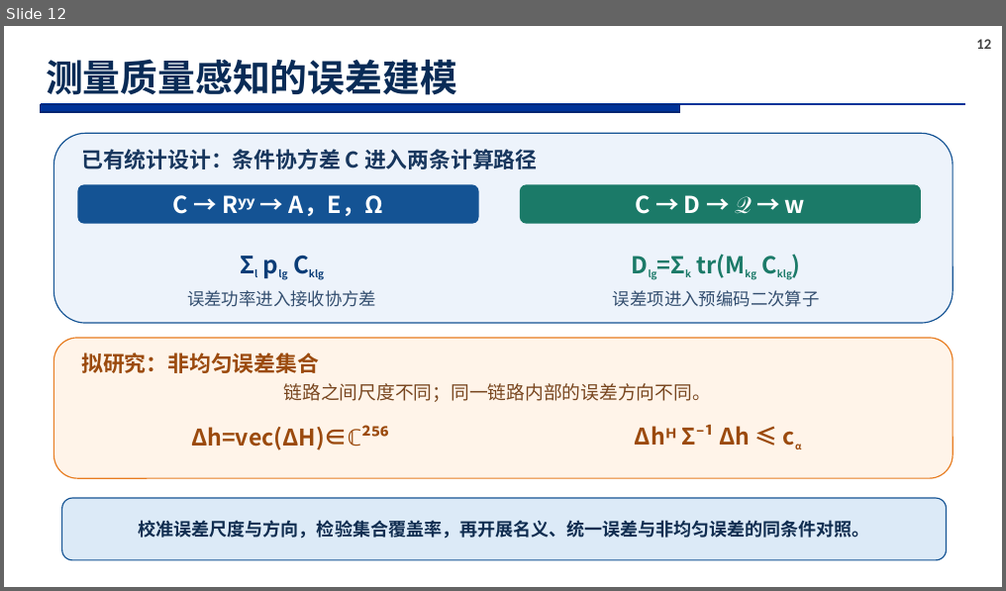
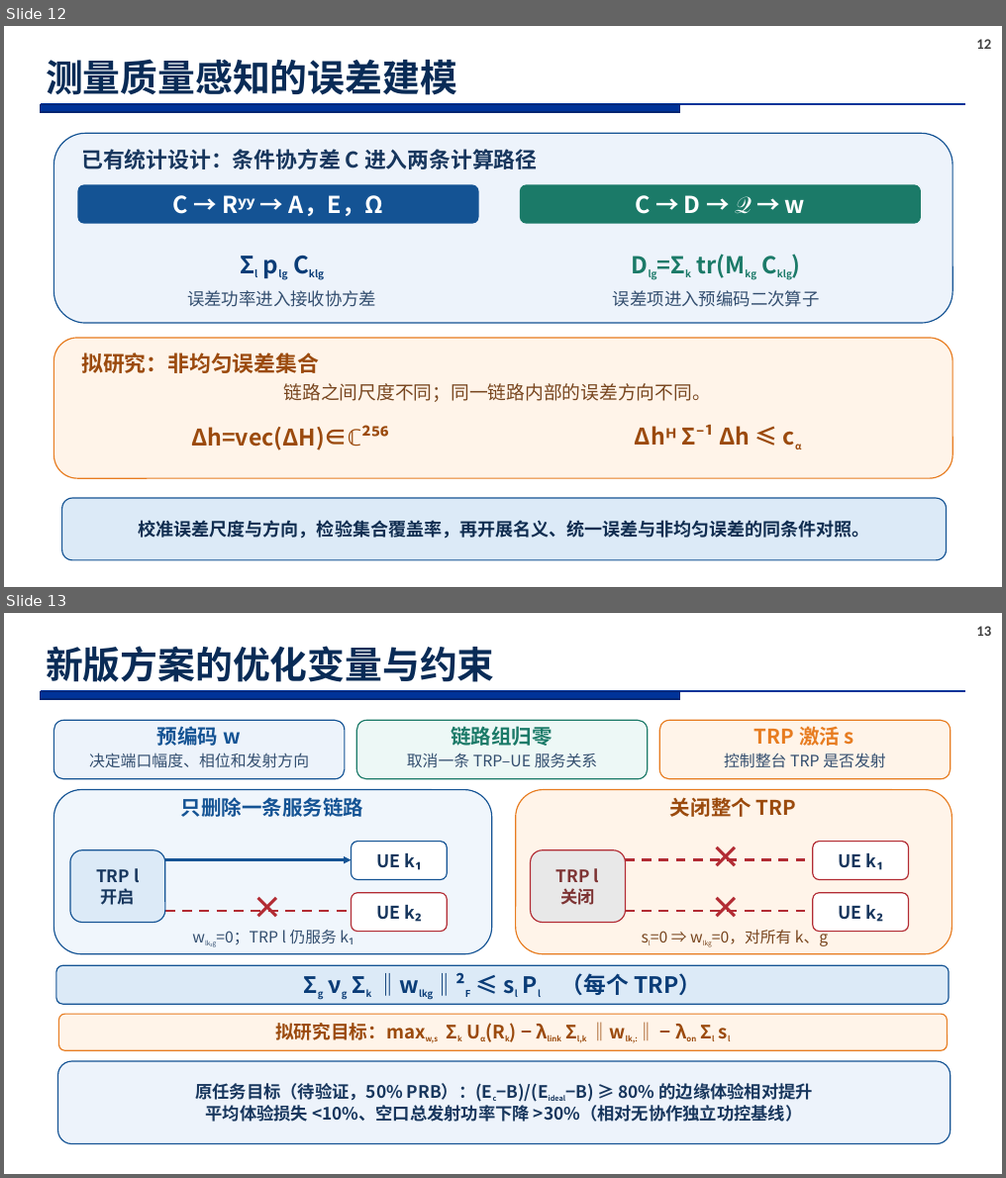
Before and after one commit to soysoybean0924-hash/CF-MultiTRP-Optimization, a slide deck: docs/research_ppt_20261020/CHASI_研究汇报_研究计划表达_20261020.pptx. Shown one above the other, each under a label of ours: slide 12 before the commit, slides 12 and 13 after it. The pictures are 1006x591 and 1006x1178 pixels, drawn with LibreOffice and Linux fonts; fonts in the diff are those of the drawing; background and template pictures are left out. Boxes give left, top, right and bottom in pixels: in the first picture for what was removed or moved away, otherwise in the second. Text is boxed around its words. In the diff, an @@ line names an element or a change of style, - is before the commit and + after.

```diff
--- a/docs/research_ppt_20261020/CHASI_研究汇报_研究计划表达_20261020.pptx
+++ b/docs/research_ppt_20261020/CHASI_研究汇报_研究计划表达_20261020.pptx
@@ slide 13 added at <box>4,613,1002,1174</box>, background #FFFFFF; not listed: 3 template elements that a slide beside it also shows @@
@@ title added at <box>46,646,495,682</box>, 36 pt, text #092B56, bold @@
+新版方案的优化变量与约束
@@ rounded rectangle added at <box>54,720,345,779</box>, fill #EDF3FB, outline #145394 1.1 pt @@
@@ text added at <box>157,727,241,746</box>, 19.5 pt, text #145394, bold @@
+预编码 w
@@ rounded rectangle added at <box>356,720,648,779</box>, fill #EDF8F6, outline #1B7A68 1.1 pt @@
@@ text added at <box>450,726,552,746</box>, 19.5 pt, text #1B7A68, bold @@
+链路组归零
@@ rounded rectangle added at <box>659,720,950,779</box>, fill #FFF4E9, outline #E77C20 1.1 pt @@
@@ text added at <box>754,726,854,746</box>, 19.5 pt, text #E77C20, bold @@
+TRP 激活 s
@@ rounded rectangle added at <box>62,752,337,771</box>, 15.1 pt, text #334E6F @@
+决定端口幅度、相位和发射方向
@@ text added at <box>407,753,597,768</box>, 15.1 pt, text #334E6F @@
+取消一条 TRP–UE 服务关系
@@ text added at <box>724,753,885,768</box>, 15.1 pt, text #334E6F @@
+控制整台 TRP 是否发射
@@ rounded rectangle added at <box>54,789,492,955</box>, fill #F0F6FC, outline #145394 1.1 pt @@
@@ rounded rectangle added at <box>516,789,952,955</box>, fill #FFF4E9, outline #E77C20 1.1 pt @@
@@ text added at <box>181,797,364,817</box>, 19.5 pt, text #145394, bold @@
+只删除一条服务链路
@@ text added at <box>670,797,796,817</box>, 19.5 pt, text #9B4A0D, bold @@
+关闭整个 TRP
@@ rounded rectangle added at <box>351,842,448,879</box>, fill #FFFFFF, outline #145394 1.1 pt, 16.9 pt, text #17365D, bold @@
+UE k₁
@@ text added at <box>709,841,741,872</box>, 30 pt, text #B22B33, bold @@
+×
@@ rounded rectangle added at <box>813,842,908,879</box>, fill #FFFFFF, outline #B22B33 1.1 pt, 16.9 pt, text #17365D, bold @@
+UE k₁
@@ rounded rectangle added at <box>70,851,165,922</box>, fill #DCEAF7, outline #145394 1.1 pt, 16.4 pt, text #17365D, bold @@
+TRP l
+开启
@@ arrow added from (165, 861) to (351, 861), #145394 2.36 pt @@
@@ rounded rectangle added at <box>531,851,626,922</box>, fill #E8E8E8, outline #B22B33 1.1 pt, 16.4 pt, text #7D3333, bold @@
+TRP l
+关闭
@@ line added from (625, 861) to (813, 861), #B22B33 2.36 pt dashed @@
@@ text added at <box>251,891,282,923</box>, 30 pt, text #B22B33, bold @@
+×
@@ rounded rectangle added at <box>351,893,448,931</box>, fill #FFFFFF, outline #B22B33 1.1 pt, 16.9 pt, text #17365D, bold @@
+UE k₂
@@ text added at <box>709,891,741,923</box>, 30 pt, text #B22B33, bold @@
+×
@@ rounded rectangle added at <box>813,893,908,931</box>, fill #FFFFFF, outline #B22B33 1.1 pt, 16.9 pt, text #17365D, bold @@
+UE k₂
@@ line added from (165, 911) to (351, 911), #B22B33 2.36 pt dashed @@
@@ text added at <box>216,927,353,946</box>, 15 pt, text #334E6F @@
+wlk₂g=0；TRP l 仍服务 k₁
@@ line added from (625, 911) to (813, 911), #B22B33 2.36 pt dashed @@
@@ text added at <box>650,927,828,947</box>, 15 pt, text #78461F @@
+sl=0 ⇒ wlkg=0，对所有 k、g
@@ rounded rectangle added at <box>56,965,948,1004</box>, fill #DCEAF7, outline #145394 1.1 pt, 21.7 pt, text #0A3C77, bold @@
+Σg νg Σk ‖wlkg‖²F ≤ sl Pl （每个 TRP）
@@ rounded rectangle added at <box>58,1014,947,1051</box>, fill #FFF4E9, outline #E77C20 1.1 pt, 17.8 pt, text #9B4A0D, bold @@
+拟研究目标：maxw,s Σk Uα(Rk) − λlink Σl,k ‖wlk,:‖ − λon Σl sl
@@ rounded rectangle added at <box>57,1061,950,1144</box>, fill #EDF3FB, outline #145394 1.1 pt, 16.5 pt, text #17365D, bold @@
+原任务目标（待验证，50% PRB）：(Ec−B)/(Eideal−B) ≥ 80% 的边缘体验相对提升
+平均体验损失 <10%、空口总发射功率下降 >30%（相对无协作独立功控基线）
```
Also in this commit, not shown: 1 slide changed, 1 other slide added, 3 slides removed.
